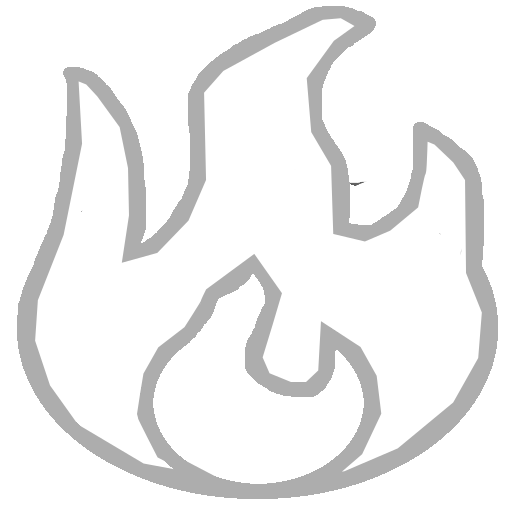
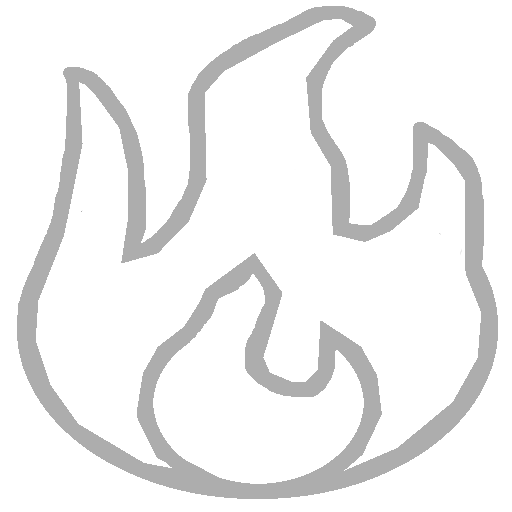
Before/after of a 512×512 layered artwork. What changed in the layer stack:
painted on "Layer #3" over [35, 18, 482, 477]
painted on "Layer #2" over [350, 181, 367, 186]
